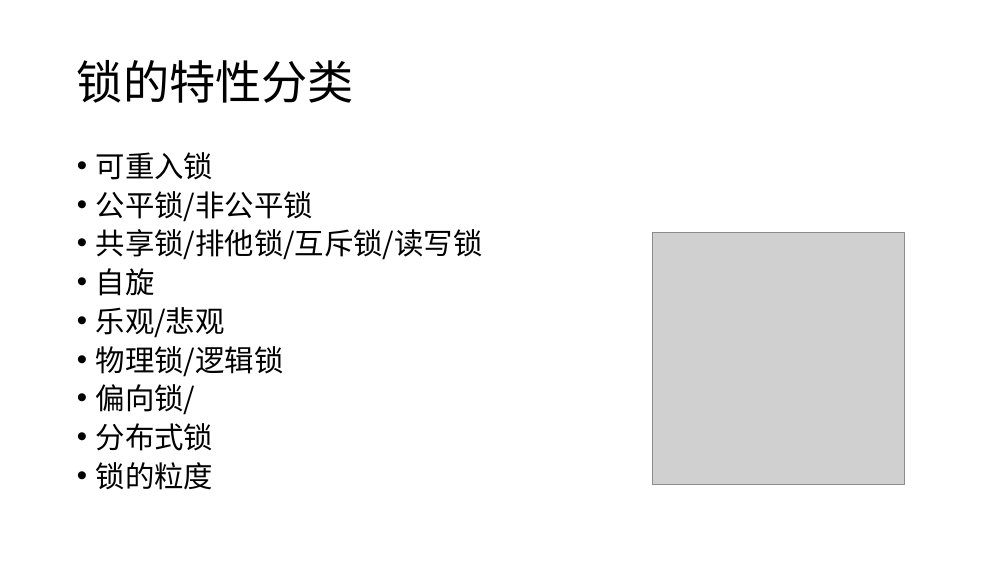
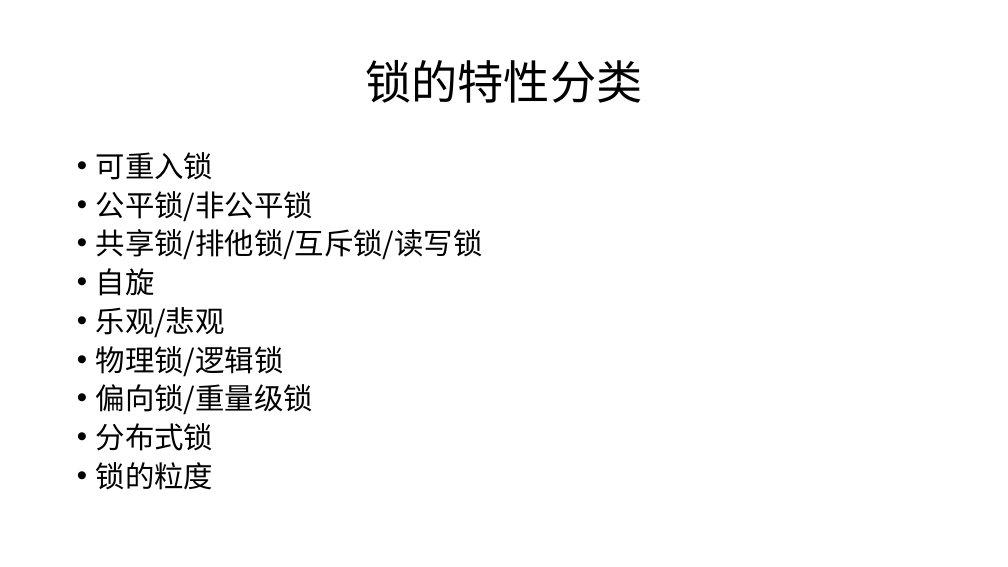
Before and after one commit to cncounter/translation, a slide deck: slide 5 of tiemao_2019/25_jvm_toc/03.JMM与线程安全.pptx. Drawn at 1008x567 pixels with LibreOffice and Linux fonts; fonts in the diff are those of the drawing; grey boxes stand for pictures. Boxes give left, top, right and bottom in pixels: in the first picture for what was removed or moved away, otherwise in the second. Text is boxed around its words. In the diff, an @@ line names an element or a change of style, - is before the commit and + after.

```diff
--- a/tiemao_2019/25_jvm_toc/03.JMM与线程安全.pptx
+++ b/tiemao_2019/25_jvm_toc/03.JMM与线程安全.pptx
@@ title "锁的特性分类" at (365, 60, 642, 103): alignment left to centre @@
@@ picture removed at (653, 232, 904, 484) @@
@@ text at (96, 384, 313, 415): text changed @@
-• 偏向锁/
+• 偏向锁/重量级锁
```
Also in this commit, not shown: 10 other slides changed, 1 slide added, 3 other files.
